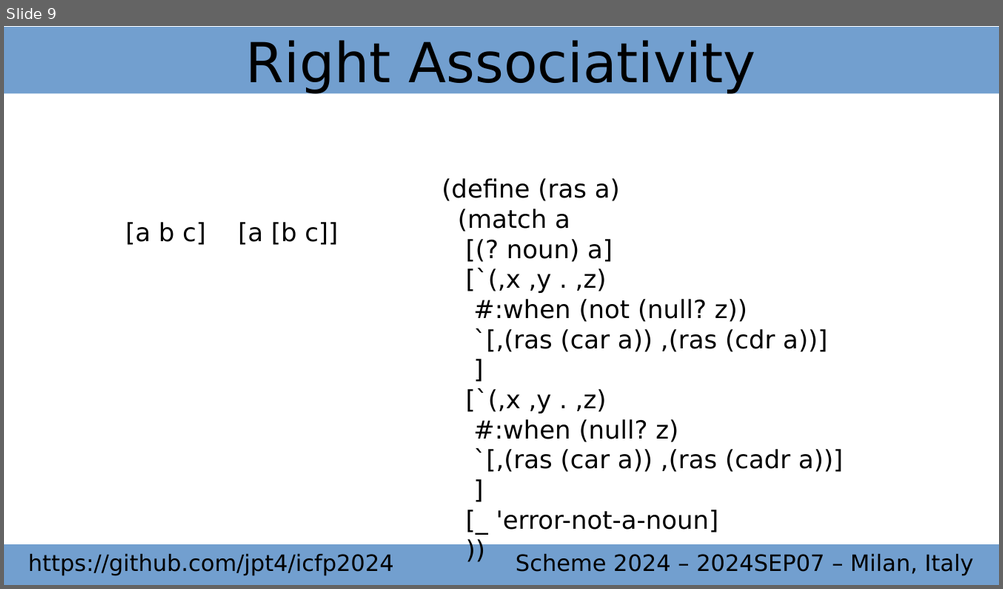
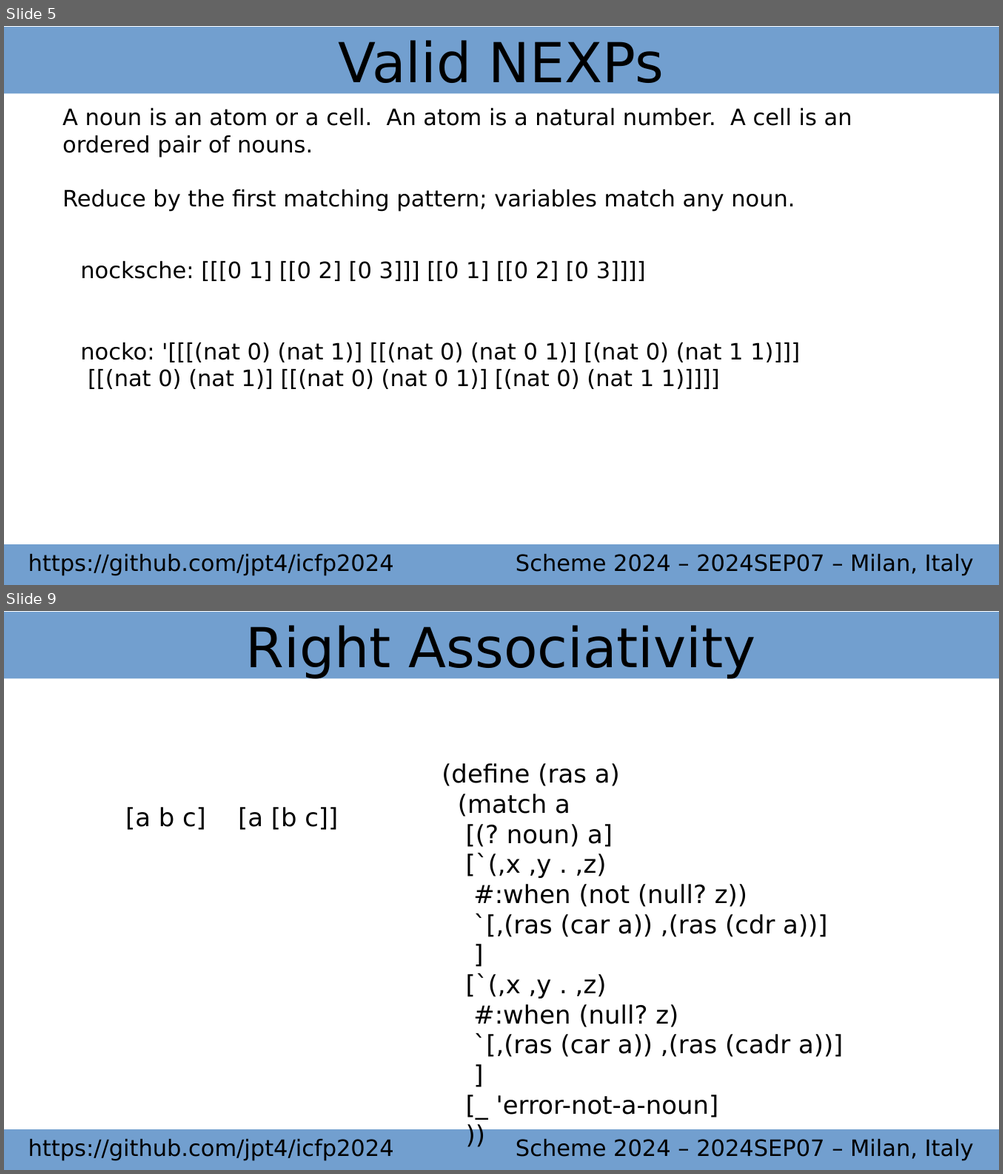
Before and after one commit to jpt4/icfp2024, a slide deck: slides.odp. Shown one above the other, each under a label of ours: slide 9 before the commit, slides 5 and 9 after it; the slides between them are not shown. The pictures are 1003x589 and 1003x1174 pixels, drawn with LibreOffice and Linux fonts; fonts in the diff are those of the drawing. Boxes give left, top, right and bottom in pixels: in the first picture for what was removed or moved away, otherwise in the second. Text is boxed around its words. In the diff, an @@ line names an element or a change of style, - is before the commit and + after.

```diff
--- a/slides.odp
+++ b/slides.odp
@@ slide 5 added at box(4, 26, 999, 585), background #FFFFFF @@
@@ title added at box(4, 27, 999, 93), fill #729FCF, 44 pt, text #000000 @@
+Valid NEXPs
@@ text added at box(62, 107, 852, 211), 18 pt, text #000000 @@
+A noun is an atom or a cell. An atom is a natural number. A cell is an ordered pair of nouns.
+Reduce by the first matching pattern; variables match any noun.
@@ text added at box(80, 261, 800, 389), 18 pt, text #000000 @@
+nocksche: [[[0 1] [[0 2] [0 3]]] [[0 1] [[0 2] [0 3]]]]
+nocko: '[[[(nat 0) (nat 1)] [[(nat 0) (nat 0 1)] [(nat 0) (nat 1 1)]]] [[(nat 0) (nat 1)] [[(nat 0) (nat 0 1)] [(nat 0) (nat 1 1)]]]]
@@ rectangle added at box(4, 545, 999, 585), fill #729FCF, 18 pt, text #000000 @@
+https://github.com/jpt4/icfp2024 Scheme 2024 – 2024SEP07 – Milan, Italy
```
Also in this commit, not shown: 3 slides changed, 5 other slides added, 2 slides removed, 2 other files.
